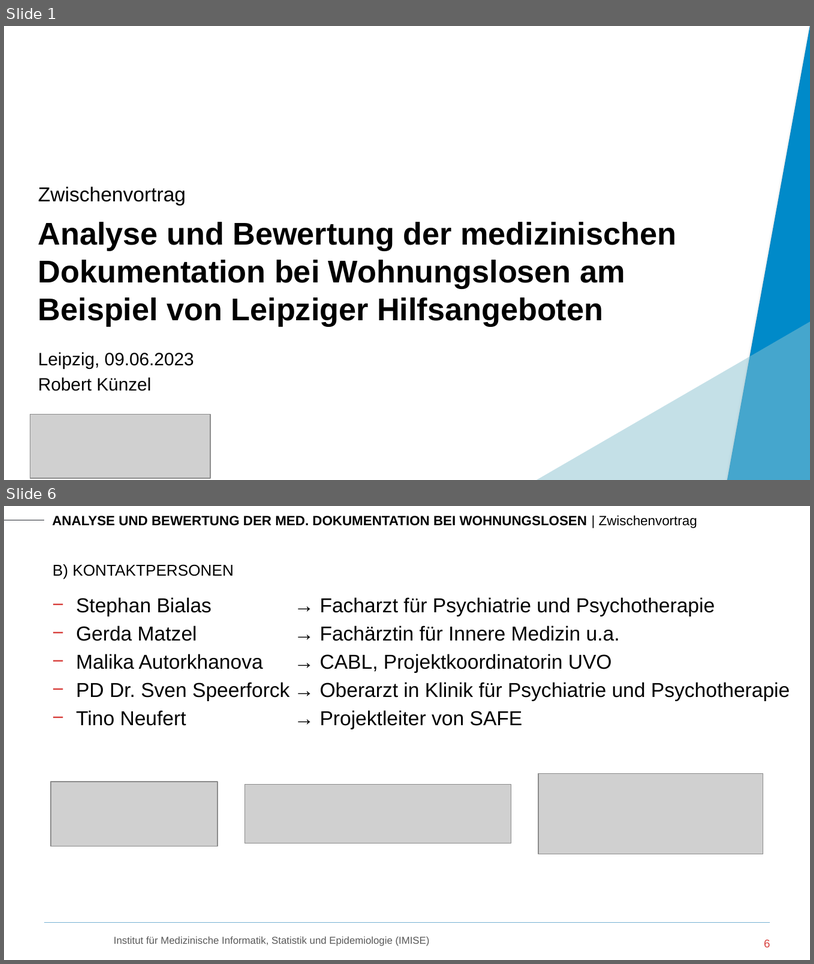
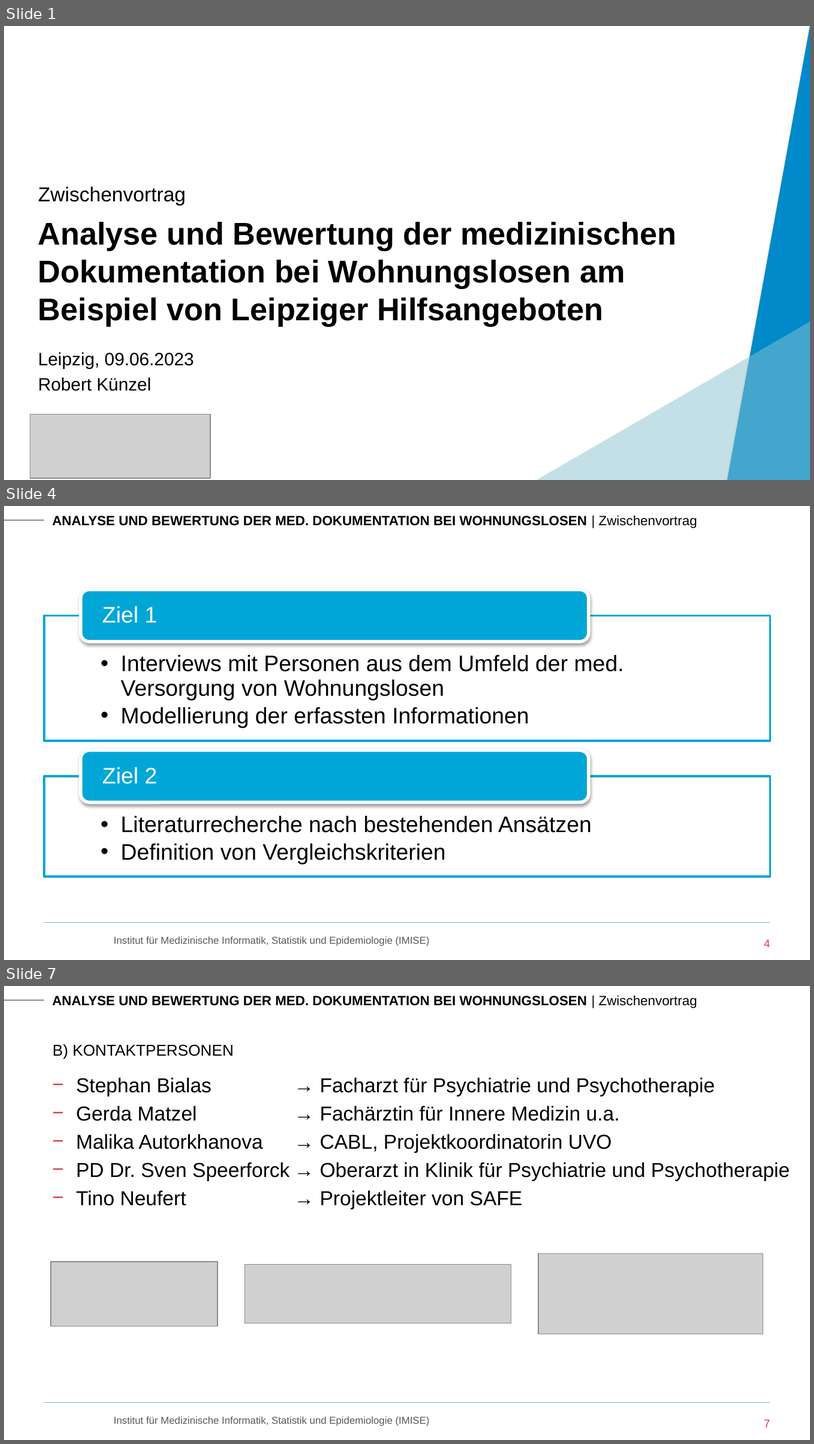
Before and after one commit to RoKuen/masterthesis, a slide deck: Presentations/2_presentation.pptx. Shown one above the other, each under a label of ours: slides 1 and 6 before the commit, slides 1, 4 and 7 after it; the slides between them are not shown. The pictures are 814x964 and 814x1444 pixels, drawn with LibreOffice and Linux fonts; fonts in the diff are those of the drawing; grey boxes stand for pictures; background and template pictures are left out. Boxes give left, top, right and bottom in pixels: in the first picture for what was removed or moved away, otherwise in the second. Text is boxed around its words. In the diff, an @@ line names an element or a change of style, - is before the commit and + after.

```diff
--- a/Presentations/2_presentation.pptx
+++ b/Presentations/2_presentation.pptx
@@ slide 4 added at <box>4,506,810,960</box>, background #FFFFFF; not listed: 4 template elements that a slide beside it also shows @@
@@ group added at <box>44,590,771,876</box>: 4 texts, 2 rectangles, 2 rounded rectangles @@
+  • Interviews mit Personen aus dem Umfeld der med. Versorgung von Wohnungslosen
+  • Modellierung der erfassten Informationen
+Ziel 1
+  • Literaturrecherche nach bestehenden Ansätzen
+  • Definition von Vergleichskriterien
+Ziel 2
@@ page number added at <box>764,939,770,947</box>, 10 pt, text #D8413E @@
+4
@@ what was slide 6 is now slide 7 @@
@@ page number at <box>764,1419,770,1427</box>: text changed @@
-6
+7
```
Also in this commit, not shown: 7 slides changed.
